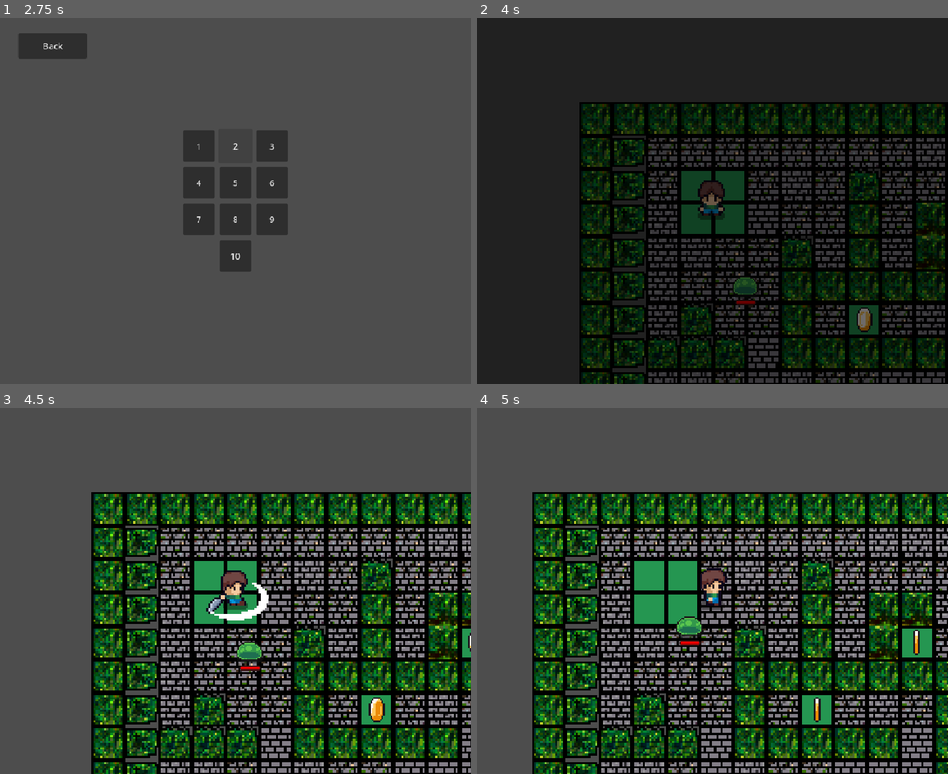
Above: before the commit, frames 1-4 (two rows, left to right).
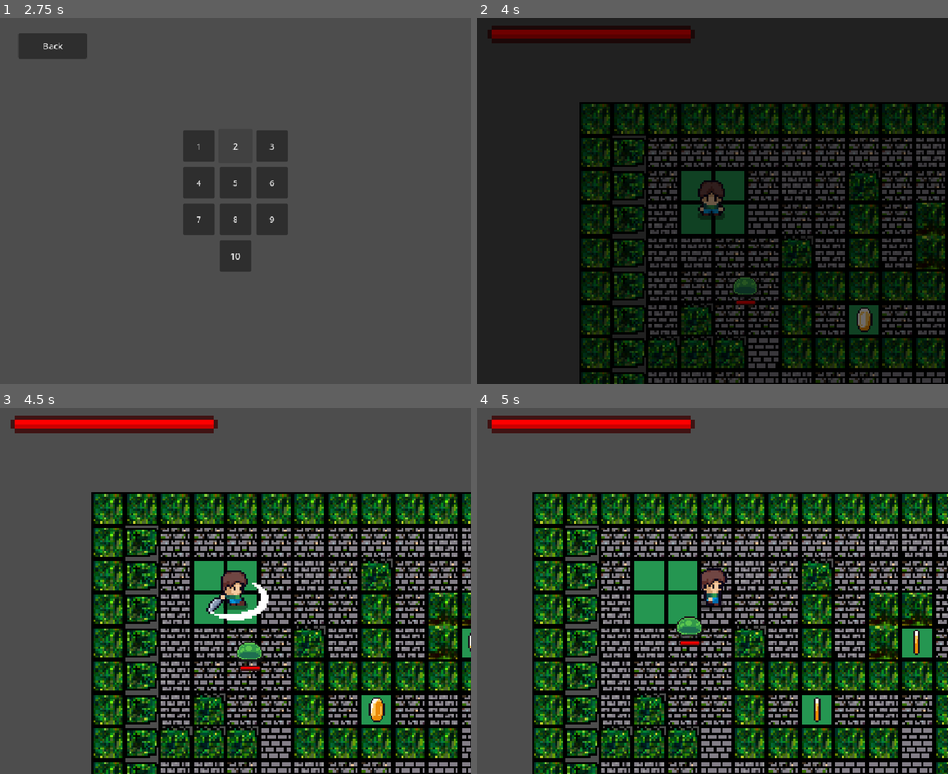
Above: after the commit, the same moments.

Repository: gg951234/Projeto-Integrador
Game: Godot game, scene res://main.tscn
Two runs of this game, one before a commit and one after it. Both use one fixed random seed, a clock stepped at 60 frames per second and the inputs below. Sound files missing from this copy of the repository are replaced by a short silence.
Inputs (mouse positions are in pixels of both pictures, inside the frame that each line leads up to):
- Up to frame 1 (2.75 s): click "Iniciar" at 0.5 s; click "Back" at 1.25 s; click "Iniciar" at 2 s
- Up to frame 2 (4 s): click "1" at 2.75 s; click "2" at 3.5 s
- Up to frame 3 (4.5 s): move the mouse to (339, 572) at 4.27 s; hold D (right) from 4.28 s (still down); tap Space (attack) at 4.35 s
- Up to frame 4 (5 s): keep holding D (right)

Frame 1 is identical in both runs. In frame 2, 2.1% of the frame differs, in the area x 2-47%, y 2-7%; in frame 3, 2.1%; in frame 4, 2.1%.

Commit message:
HUD e Tela de morte

Diff:
--- a/main.tscn
+++ b/main.tscn
@@ -3,6 +3,8 @@
 [ext_resource type="Script" uid="uid://drw237hufmuki" path="res://scripts/managers/GameManager.gd" id="1_ig7tw"]
 [ext_resource type="Script" uid="uid://drrx1gjlwjdld" path="res://scripts/ui/MainMenuController.gd" id="2_0xm2m"]
 [ext_resource type="PackedScene" uid="uid://dvwor3ijsv8cj" path="res://scenes/fade_transition.tscn" id="3_h2yge"]
+[ext_resource type="Texture2D" uid="uid://cectm7oekm2qn" path="res://assets/images/UI/PlayerLifeBarUnder.png" id="3_lquwl"]
+[ext_resource type="Texture2D" uid="uid://bjr8pl1h64num" path="res://assets/images/UI/PlayerLifeBar.png" id="4_7mycd"]
 
 [node name="Main" type="Node2D" unique_id=91432734]
 y_sort_enabled = true
@@ -192,7 +194,20 @@
 action_mode = 0
 text = "10"
 
+[node name="HUD" type="CanvasLayer" parent="UI" unique_id=1201332776]
+visible = false
+
+[node name="HealthBar" type="TextureProgressBar" parent="UI/HUD" unique_id=1552069552]
+offset_left = 20.0
+offset_top = 15.0
+offset_right = 416.0
+offset_bottom = 48.0
+nine_patch_stretch = true
+texture_under = ExtResource("3_lquwl")
+texture_progress = ExtResource("4_7mycd")
+
 [node name="FadeTransition" parent="." unique_id=1020010962 instance=ExtResource("3_h2yge")]
+layer = 2
 visible = false
 
 [connection signal="pressed" from="UI/MainMenuCanvas/Buttons/Start" to="UI" method="_on_start_pressed"]
--- /dev/null
+++ b/scenes/death_screen.tscn
@@ -0,0 +1,48 @@
+[gd_scene format=3 uid="uid://dj76silp0h2jp"]
+
+[ext_resource type="Script" uid="uid://bibf1hvu0i4v2" path="res://scripts/ui/DeathScreenController.gd" id="1_uyutr"]
+
+[node name="DeathScreenCanvas" type="CanvasLayer" unique_id=780261741]
+script = ExtResource("1_uyutr")
+
+[node name="Panel" type="Panel" parent="." unique_id=146161933]
+modulate = Color(0, 0, 0, 0.39215687)
+anchors_preset = 15
+anchor_right = 1.0
+anchor_bottom = 1.0
+grow_horizontal = 2
+grow_vertical = 2
+size_flags_horizontal = 4
+
+[node name="Buttons" type="VBoxContainer" parent="." unique_id=969578106]
+anchors_preset = 8
+anchor_left = 0.5
+anchor_top = 0.5
+anchor_right = 0.5
+anchor_bottom = 0.5
+offset_left = -128.75
+offset_top = -80.0
+offset_right = 128.75
+offset_bottom = 80.0
+grow_horizontal = 2
+grow_vertical = 2
+size_flags_horizontal = 4
+size_flags_vertical = 4
+theme_override_constants/separation = 10
+alignment = 1
+
+[node name="Retry" type="Button" parent="Buttons" unique_id=1597536416]
+auto_translate_mode = 1
+layout_mode = 2
+size_flags_horizontal = 7
+size_flags_vertical = 7
+action_mode = 0
+text = "Tentar Novamente"
+
+[node name="Back" type="Button" parent="Buttons" unique_id=83548257]
+auto_translate_mode = 1
+layout_mode = 2
+size_flags_horizontal = 7
+size_flags_vertical = 7
+action_mode = 0
+text = "Voltar para o Menu"
--- a/scenes/fade_transition.tscn
+++ b/scenes/fade_transition.tscn
@@ -8,4 +8,5 @@
 anchor_bottom = 1.0
 grow_horizontal = 2
 grow_vertical = 2
+mouse_filter = 2
 color = Color(0, 0, 0, 1)
--- a/scripts/managers/GameManager.gd
+++ b/scripts/managers/GameManager.gd
@@ -12,11 +12,68 @@
 var coins: int = 0
 var unlockedlevels: Array = [1, 2]
 
+# Sistema de transição global
+var ui_reference: Control
+var transition_layer: CanvasLayer
+var transition_rect: ColorRect
+
 func _ready() -> void:
 	await get_tree().process_frame
 	# ADD FUNÇÃO PARA CARREGAR DADOS DO BANCO DE DADOS
 	currentlevelroot = get_tree().root.find_child("LevelRoot", true, false)
 
+	# Cria o sistema de transição global (sempre visível, mas transparente)
+	_find_nodes()
+	_create_transition_system()
+
+# --------------
+# TRANSIÇÕES DE TELA
+# --------------
+func _find_nodes() -> void:
+	# Procura por um CanvasLayer chamado "FadeTransition" em qualquer lugar da cena root
+	var root = get_tree().root
+	ui_reference = root.find_child("UI", true, false)
+	transition_layer = root.find_child("FadeTransition", true, false)
+
+	if transition_layer:
+		transition_rect = transition_layer.find_child("TransitionImage", true, false)
+		if transition_rect:
+			# Garante que ela comece escondida e transparente
+			transition_layer.hide()
+			transition_rect.modulate.a = 0.0
+		else:
+			push_error("FadeTransition encontrada, mas não achei o TransitionImage")
+	else:
+		push_error("Não encontrou uma FadeTransition na árvore. Verifique se ela existe como filha da root.")
+
+func _create_transition_system() -> void:
+	# Ajusta o tamanho quando a janela for redimensionada (opcional)
+	get_tree().root.connect("size_changed", _on_viewport_size_changed)
+
+func _on_viewport_size_changed() -> void:
+	if transition_rect:
+		transition_rect.size = get_tree().root.size
+
+# Funções de fade globais
+func fade_in(duration: float = 0.5, on_finished: Callable = Callable()) -> void:
+	transition_layer.show()
+	transition_rect.modulate.a = 0.0  # Começa transparente
+	var tween = create_tween()
+	tween.tween_property(transition_rect, "modulate:a", 1.0, duration)
+	if on_finished:
+		tween.finished.connect(on_finished)
+
+func fade_out(duration: float = 0.5, on_finished: Callable = Callable()) -> void:
+	transition_layer.show()
+	var tween = create_tween()
+	tween.tween_property(transition_rect, "modulate:a", 0.0, duration)
+	if on_finished:
+		transition_layer.hide()
+		tween.finished.connect(on_finished)
+
+# --------------
+# SISTEMA DE FASES
+# --------------
 func check_level(levelnumber: int = 0) -> bool:
 	if levelnumber <= 0:
 		print("Sem levelnumber")
@@ -25,7 +82,7 @@
 	if levelnumber in unlockedlevels:
 		# Achar o caminho da fase se o player tiver ela desbloqueada
 		currentlevelpath = "res://scenes/levels/level_%s.tscn" % levelnumber
-		# Mudar fase se ela existir
+		# Retornar true se ela existir
 		if ResourceLoader.exists(currentlevelpath):
 			return 1
 		else:
@@ -35,30 +92,39 @@
 
 	return 0
 
+func delete_level() -> bool:
+	if currentlevelroot:
+		currentlevelroot.queue_free()
+		return 1
+	return 0
+
 func load_level(levelnumber: int = 0) -> bool:
 	if levelnumber <= 0:
 		print("Sem levelnumber")
 		levelnumber = currentlevel
 
-	if currentlevelroot:
-		print("Queue Free")
-		currentlevelroot.queue_free()
+	delete_level()
 
 	if check_level(levelnumber):
 		currentlevelroot = load(currentlevelpath).instantiate()
 		add_child(currentlevelroot)
 		currentlevelroot.name = "LevelRoot"
 		print("Fase " + str(levelnumber) + " carregada com sucesso")
+
+		var player = currentlevelroot.get_node("Player")
+		ui_reference.set_player(player)
 		return 1
 	else:
 		print("Falha ao carregar a fase " + str(levelnumber))
 		return 0
 
-
 func unlocknextlevel() -> void:
 	if not (currentlevel + 1) in unlockedlevels:
 		unlockedlevels.append(currentlevel+1)
 
+# --------------
+# SISTEMA DE COLETA
+# --------------
 func add_coins(amount: int) -> void:
 	coins += amount
 	print(coins)
--- a/scripts/player/PlayerController.gd
+++ b/scripts/player/PlayerController.gd
@@ -1,4 +1,7 @@
 extends CharacterBody2D
+
+signal health_changed(new_health: int)
+signal died
 
 var SPEED: float
 var health: int
@@ -151,26 +154,35 @@
 	hit_sound.play()
 
 func onDied() -> void:
+	if not isAlive:
+		return  # Evita múltiplas chamadas
 	isAlive = false
 	animated_sprite_2d.play("die")
+
 	hit_sound.pitch_scale = 0.7
 	hitSound()
+
 	$CollisionShape2D.set_deferred("disabled", true)
 	$SwordHitbox/CollisionShape2D.set_deferred("disabled", true)
-	await get_tree().create_timer(2.0).timeout
-	print("Resetou Level")
-	isAlive = true
-	GameManager.load_level() # Pega o número da fase e tenta carregar
+
+	await animated_sprite_2d.animation_finished
+	var death_screen = load("res://scenes/death_screen.tscn").instantiate()
+	get_tree().root.add_child(death_screen)
 
 func take_damage(damage: int, attackedpos: Vector2, kbforce: int) -> void:
 	health -= damage
 	print(health)
 	if health <= 0:
 		onDied()
-		return
-
-	#hit_sound.pitch_scale = 1
+		# Emite um sinal
+		emit_signal("died")
+		return
+
+	# Toca som
 	hitSound()
+
+	# Emite um sinal
+	emit_signal("health_changed", health)
 
 	# Pisca em vermelho
 	var tween = create_tween()
--- /dev/null
+++ b/scripts/ui/DeathScreenController.gd
@@ -0,0 +1,31 @@
+extends CanvasLayer
+
+func _ready():
+	$Buttons/Retry.pressed.connect(_on_retry_pressed)
+	$Buttons/Back.pressed.connect(_on_back_pressed)
+
+func _on_retry_pressed():
+	GameManager.fade_in(0.5, func():
+		queue_free() # Remove a tela de morte
+		GameManager.load_level() # Recarrega a fase atual
+		GameManager.fade_out(0.5)
+	)
+
+func _on_back_pressed():
+	GameManager.fade_in(0.5, func():
+		# Remove a fase atual (LevelRoot)
+		GameManager.delete_level()
+
+		# Mostra o MainMenuCanvas e esconde outros menus
+		var ui = get_tree().root.find_child("UI", true, false)
+		if ui:
+			var main_menu = ui.find_child("MainMenuCanvas", true, false)
+			if main_menu:
+				main_menu.visible = true
+
+			var level_selection = ui.find_child("LevelSelectionCanvas", true, false)
+			if level_selection:
+				level_selection.visible = false
+		queue_free() # Remove a tela de morte
+		GameManager.fade_out(0.5)
+	)
--- a/scripts/ui/MainMenuController.gd
+++ b/scripts/ui/MainMenuController.gd
@@ -1,4 +1,7 @@
 extends Control
+
+@onready var hud: CanvasLayer = $HUD
+@onready var health_bar: TextureProgressBar = $HUD/HealthBar
 
 @onready var start: Button = $MainMenuCanvas/Buttons/Start
 @onready var options: Button = $MainMenuCanvas/Buttons/Options
@@ -6,8 +9,6 @@
 @onready var main_menu_canvas: CanvasLayer = $MainMenuCanvas
 @onready var level_selection_canvas: CanvasLayer = $LevelSelectionCanvas
 @onready var level_selection_buttons: VBoxContainer = $LevelSelectionCanvas/Buttons
-@onready var fade_canvas: CanvasLayer = $"../FadeTransition"
-@onready var fade_image: ColorRect = $"../FadeTransition/TransitionImage"
 
 var hover_scale: Vector2 = Vector2(1.1, 1.1)
 var animation_duration: float = 0.2
@@ -15,9 +16,12 @@
 var tween_trans: Tween.TransitionType = Tween.TRANS_BACK
 
 var original_scale: Vector2 = Vector2(1, 1)
-var tween: Tween
+var buttontween: Tween
 
 var levels_setup_done: bool = false
+
+var player
+var max_health
 
 # --------------
 # FUNÇÕES DE INÍCIO (PADRÃO GODOT)
@@ -28,24 +32,23 @@
 	setup_main_buttons()
 
 # --------------
-# TRANSIÇÕES DE TELA
+# SETAR PLAYER
 # --------------
-func fade_out(duration: float = 0.5, on_finished: Callable = Callable()) -> void:
-	fade_canvas.show()
-	tween = create_tween()
-	tween.tween_property(fade_image, "modulate:a", 0.0, duration)
-	if on_finished:
-		tween.finished.connect(on_finished)
-	else:
-		tween.finished.connect(func(): fade_canvas.hide())
+func set_player(p) -> void:
+	player = p
+	if player:
+		hud.visible = true
+		max_health = player.health
+		player.health_changed.connect(_update_health)
+		player.died.connect(_hide_HUD)
+		_update_health(player.health)
 
-func fade_in(duration: float = 0.5, on_finished: Callable = Callable()) -> void:
-	fade_canvas.show()
-	fade_image.modulate.a = 0.0  # Começa transparente
-	tween = create_tween()
-	tween.tween_property(fade_image, "modulate:a", 1.0, duration)
-	if on_finished:
-		tween.finished.connect(on_finished)
+func _hide_HUD() -> void:
+	hud.visible = false
+
+func _update_health(new_health) -> void:
+	health_bar.value = new_health
+	health_bar.max_value = max_health
 
 # --------------
 # ANIMAÇÃO DE HOVER
@@ -57,11 +60,11 @@
 	animate_scale(button, original_scale)
 
 func animate_scale(button: Button, target_scale: Vector2) -> void:
-	tween = create_tween()
-	tween.set_ease(tween_type)
-	tween.set_trans(tween_trans)
-	tween.tween_property(button, "scale", target_scale, animation_duration)
-	tween.finished.connect(tween.kill)
+	buttontween = create_tween()
+	buttontween.set_ease(tween_type)
+	buttontween.set_trans(tween_trans)
+	buttontween.tween_property(button, "scale", target_scale, animation_duration)
+	buttontween.finished.connect(buttontween.kill)
 
 func setup_main_buttons() -> void:
 	# Conecta todos os botões do menu de uma vez
@@ -81,7 +84,7 @@
 		levelbutton.pressed.connect(_on_level_pressed.bind(levelbutton))
 
 # --------------
-# BOTÕES DO MAIN MENU
+# MAIN MENU
 # --------------
 func _on_start_pressed() -> void:
 	main_menu_canvas.visible = false
@@ -107,8 +110,9 @@
 
 func _on_level_pressed(button: Button) -> void:
 	if GameManager.check_level(int(button.name)): # Pega o número da fase e verifica se ela existe
-		fade_in(1, func():
+		GameManager.fade_in(1, func():
 			GameManager.load_level(int(button.name)) # Pega o número da fase e tenta carregar
 			level_selection_canvas.visible = false
-			fade_out(0.5)
+			hud.visible = true
+			GameManager.fade_out(0.5)
 		)
Binary file added: assets/images/UI/PlayerLifeBar.png
Binary file added: assets/images/UI/PlayerLifeBarUnder.png
Not shown, added: scripts/ui/DeathScreenController.gd.uid
